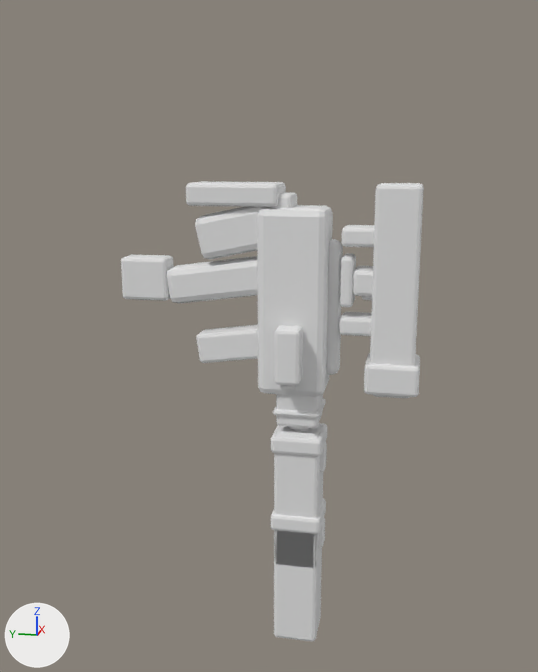
The glTF model models/survivor_smg.glb: old version first, new version second.
Both versions are drawn from a 50 mm camera at (-1.42, -0.266, 0.642) aimed at (-0.254, -0.033, 0.35). The lights are fixed; the arrows at lower left show +X, +Y and +Z. The first picture is the older version. Where no turn or scale is listed for an object, it has been applied to the vertices.

In view in the first picture: 'acc.mod_L_suppressor.51', 'acc.mod_cheekRest.66', 'acc.mod_extMag.79', 'acc.mod_grip.78', 'acc.mod_laser.76', 'acc.mod_redDot.67', 'acc.mod_redDot.68', 'acc.mod_redDot.69', 'acc.mod_scope.71', 'acc.mod_scope.72', 'acc.mod_scope.73', 'acc.mod_scope.74', 'acc.mod_stockPad.65', 'acc.mod_suppressor.47', 'acc.smg.42', 'acc.smg.43', 'acc.smg.44', 'acc.smg.46' and 11 more.
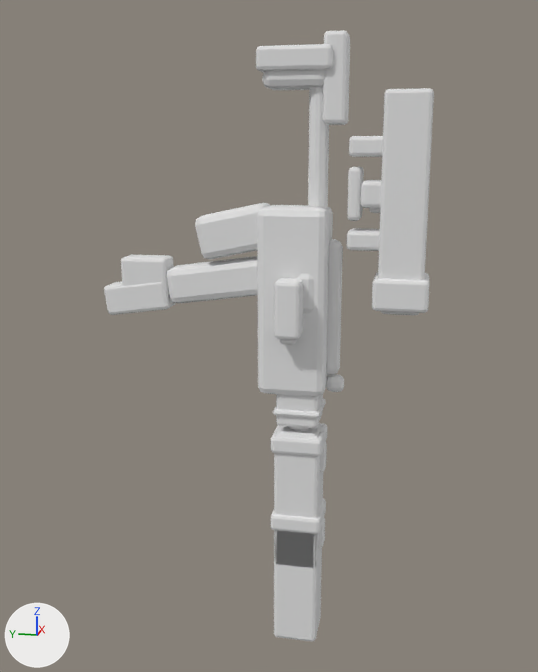
Where the change shows, as pixel boxes (x1, y1, x2, y2) in the pictures (538 x 672 px):
'acc.mod_scope.73', moved
    before: (370, 183, 424, 366)
    after: (378, 88, 434, 280)
'acc.mod_grip.78', moved
    before: (196, 324, 258, 363)
    after: (104, 282, 176, 315)
'acc.mod_scope.74', moved
    before: (364, 353, 420, 397)
    after: (372, 272, 430, 313)
'acc.mod_laser.76', moved
    before: (275, 325, 303, 386)
    after: (274, 278, 303, 340)
'acc.mod_stockPad.65', deleted
    before: (186, 181, 286, 207)
'acc.smg.55', added
    after: (308, 87, 329, 208)
'acc.mod_cheekRest.78', added
    after: (323, 30, 350, 125)
'acc.mod_stockPad.77', added
    after: (256, 44, 333, 73)
'acc.mod_redDot.67', moved
    before: (340, 253, 356, 307)
    after: (347, 167, 364, 221)
'acc.mod_scope.72', moved
    before: (339, 312, 371, 336)
    after: (347, 228, 380, 251)
'acc.mod_scope.71', moved
    before: (341, 225, 374, 247)
    after: (349, 136, 383, 157)
'acc.smg.56', added
    after: (262, 70, 324, 90)
'acc.mod_redDot.68', moved
    before: (353, 266, 373, 296)
    after: (361, 180, 381, 208)
'acc.smg.58', added
    after: (297, 273, 314, 314)
'acc.mod_cheekRest.66', deleted
    before: (270, 192, 297, 208)
'acc.smg.57', added
    after: (326, 374, 344, 392)
'acc.mod_redDot.69', moved
    before: (361, 296, 372, 301)
    after: (369, 208, 380, 213)

Diff of the bpy script that builds the scene:
```diff
--- a/models/survivor_smg.glb.py
+++ b/models/survivor_smg.glb.py
@@ ob_acc_mod_cheekrest_66 @@
-ob_acc_mod_cheekrest_66 = bpy.data.objects.new('acc.mod_cheekRest.66', me_part_147)
@@ ob_acc_mod_grip_78 @@
 ob_acc_mod_grip_78 = bpy.data.objects.new('acc.mod_grip.78', me_part_159)
-ob_acc_mod_grip_78.location = (-0.25, 0.03, 0.333)
+ob_acc_mod_grip_78.location = (-0.25, 0.188, 0.408)
@@ ob_acc_mod_laser_76 @@
 ob_acc_mod_laser_76 = bpy.data.objects.new('acc.mod_laser.76', me_part_157)
-ob_acc_mod_laser_76.location = (-0.305, -0.075, 0.333)
+ob_acc_mod_laser_76.location = (-0.308, -0.075, 0.408)
@@ ob_acc_mod_reddot_67 @@
 ob_acc_mod_reddot_67 = bpy.data.objects.new('acc.mod_redDot.67', me_part_148)
-ob_acc_mod_reddot_67.location = (-0.25, -0.16, 0.446)
+ob_acc_mod_reddot_67.location = (-0.25, -0.168, 0.581)
@@ ob_acc_mod_reddot_68 @@
 ob_acc_mod_reddot_68 = bpy.data.objects.new('acc.mod_redDot.68', me_part_149)
-ob_acc_mod_reddot_68.location = (-0.25, -0.205, 0.446)
+ob_acc_mod_reddot_68.location = (-0.25, -0.213, 0.581)
@@ ob_acc_mod_reddot_69 @@
 ob_acc_mod_reddot_69 = bpy.data.objects.new('acc.mod_redDot.69', me_part_150)
-ob_acc_mod_reddot_69.location = (-0.25, -0.205, 0.424)
+ob_acc_mod_reddot_69.location = (-0.25, -0.213, 0.559)
@@ ob_acc_mod_scope_71 @@
 ob_acc_mod_scope_71 = bpy.data.objects.new('acc.mod_scope.71', me_part_152)
-ob_acc_mod_scope_71.location = (-0.25, -0.18, 0.516)
+ob_acc_mod_scope_71.location = (-0.25, -0.188, 0.651)
@@ ob_acc_mod_scope_72 @@
 ob_acc_mod_scope_72 = bpy.data.objects.new('acc.mod_scope.72', me_part_153)
-ob_acc_mod_scope_72.location = (-0.25, -0.18, 0.376)
+ob_acc_mod_scope_72.location = (-0.25, -0.188, 0.511)
@@ ob_acc_mod_scope_73 @@
 ob_acc_mod_scope_73 = bpy.data.objects.new('acc.mod_scope.73', me_part_154)
-ob_acc_mod_scope_73.location = (-0.25, -0.235, 0.446)
+ob_acc_mod_scope_73.location = (-0.25, -0.243, 0.581)
@@ ob_acc_mod_scope_74 @@
 ob_acc_mod_scope_74 = bpy.data.objects.new('acc.mod_scope.74', me_part_155)
-ob_acc_mod_scope_74.location = (-0.25, -0.235, 0.296)
+ob_acc_mod_scope_74.location = (-0.25, -0.243, 0.431)
@@ ob_acc_mod_stockpad_65 @@
-ob_acc_mod_stockpad_65 = bpy.data.objects.new('acc.mod_stockPad.65', me_part_146)
@@ ob_acc_smg_58 @@
+ob_acc_smg_58 = bpy.data.objects.new('acc.smg.58', me_part_151_1)  # 56 vertices, 108 faces; spans x -0.046..0.046, y -0.0175..0.0175, z -0.035..0.035; in mat_dark (white #e7e7e7)
+ob_acc_smg_58.location = (-0.25, -0.098, 0.43)
@@ ob_acc_smg_57 @@
+ob_acc_smg_57 = bpy.data.objects.new('acc.smg.57', me_part_150_1)  # 56 vertices, 108 faces; spans x -0.01..0.01, y -0.015..0.015, z -0.015..0.015; in mat_dark (white #e7e7e7)
+ob_acc_smg_57.location = (-0.25, -0.143, 0.275)
@@ ob_acc_smg_56 @@
+ob_acc_smg_56 = bpy.data.objects.new('acc.smg.56', me_part_149_1)  # 56 vertices, 108 faces; spans x -0.025..0.025, y -0.05..0.05, z -0.015..0.015; in mat_gunmetal (white #e7e7e7)
+ob_acc_smg_56.location = (-0.25, -0.075, 0.75)
@@ ob_acc_smg_55 @@
+ob_acc_smg_55 = bpy.data.objects.new('acc.smg.55', me_part_148_1)  # 56 vertices, 108 faces; spans x -0.015..0.015, y -0.015..0.015, z -0.1..0.1; in mat_metal (white #e7e7e7)
+ob_acc_smg_55.location = (-0.25, -0.11, 0.65)
@@ ob_acc_mod_stockpad_77 @@
+ob_acc_mod_stockpad_77 = bpy.data.objects.new('acc.mod_stockPad.77', me_part_170)  # 56 vertices, 108 faces; spans x -0.032..0.032, y -0.057..0.057, z -0.0175..0.0175; in mat_charcoal (white #e7e7e7)
+ob_acc_mod_stockpad_77.location = (-0.25, -0.075, 0.777)
@@ ob_acc_mod_cheekrest_78 @@
+ob_acc_mod_cheekrest_78 = bpy.data.objects.new('acc.mod_cheekRest.78', me_part_171)  # 56 vertices, 108 faces; spans x -0.0238..0.0238, y -0.0175..0.0175, z -0.065..0.065; in mat_leather (white #e7e7e7)
+ob_acc_mod_cheekrest_78.location = (-0.25, -0.135, 0.748)
```
